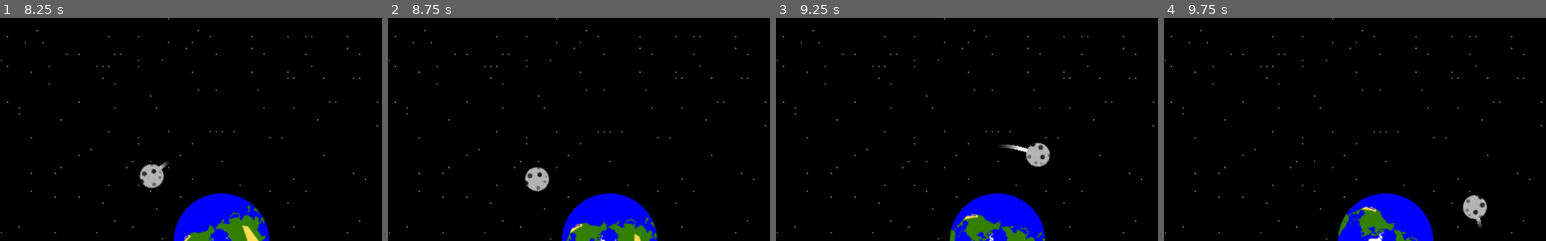
Above: before the commit, frames 1-4 (left to right).
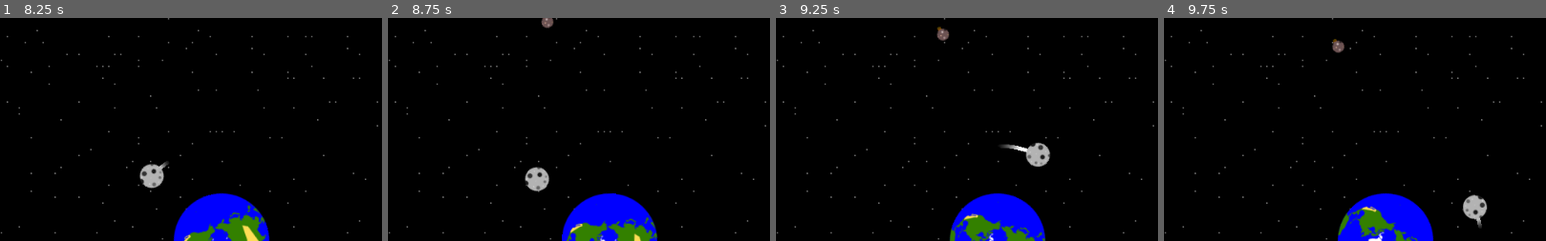
Above: after the commit, the same moments.

Repository: kreivi/Kuumela
Game: Godot game, scene res://main/main.tscn
The game is run twice, just before and just after one commit, with the same random seed, the same clock (stepped at 60 frames per second) and the same inputs.
Inputs:
- Up to frame 1 (8.25 s): click "New Game" at 0.5 s; hold D (clockwise) 1.28-2.03 s; tap A (counter_clockwise) every 1.5 s from 2.1 to 8.1 s; hold D (clockwise) 2.78-3.53 s; hold D (clockwise) 4.28-5.03 s; hold D (clockwise) 5.78-6.53 s; hold D (clockwise) 7.28-8.03 s
- Up to frame 2 (8.75 s): no input
- Up to frame 3 (9.25 s): hold D (clockwise) from 8.78 s (still down)
- Up to frame 4 (9.75 s): release D (clockwise) at 9.53 s; tap A (counter_clockwise) at 9.6 s
The pictures show only the part of the screen within x 21-71%, y 0-50%; the shares and areas given below are measured in that part.

Frame 1 is identical in both runs. In frame 2, 0.1% of the frame differs, in the area x 40-44%, y 0-5%; in frame 3, 0.2%, in the area x 42-46%, y 3-11%; in frame 4, 0.2%.

Commit message:
Use sprite size instead of collider

Diff:
--- a/world/world.gd
+++ b/world/world.gd
@@ -23,11 +23,10 @@
 	difficulty_factor = 1
 
 func calc_difficulty():
-	var colSize = $Earth/EarthCollision.get_viewport_rect().size
-	scatter = colSize * (1 / difficulty_factor) * .5
+	var size = $Earth/EarthSprite.texture.get_size()
+	scatter = size * (1 / difficulty_factor) * 1.25
 	var newWait = 1 - (difficulty_factor * 0.1)
 	$AsteroidSpawner.wait_time = max(newWait, 0.05)
-
 
 
 func spawn_asteroid():
